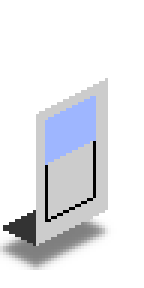
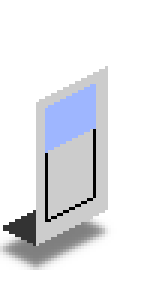
Two versions of the same layered image (144x288). Layer-by-layer changes:
painted on "Roof" over [36, 69, 105, 114]
renamed "Glass copy" to "Glass", moved it above "Frame", painted on it over [45, 84, 96, 165]
renamed "Frame copy" to "Frame", painted on it over [45, 129, 96, 165]
painted on "Side" over [36, 66, 108, 165]
